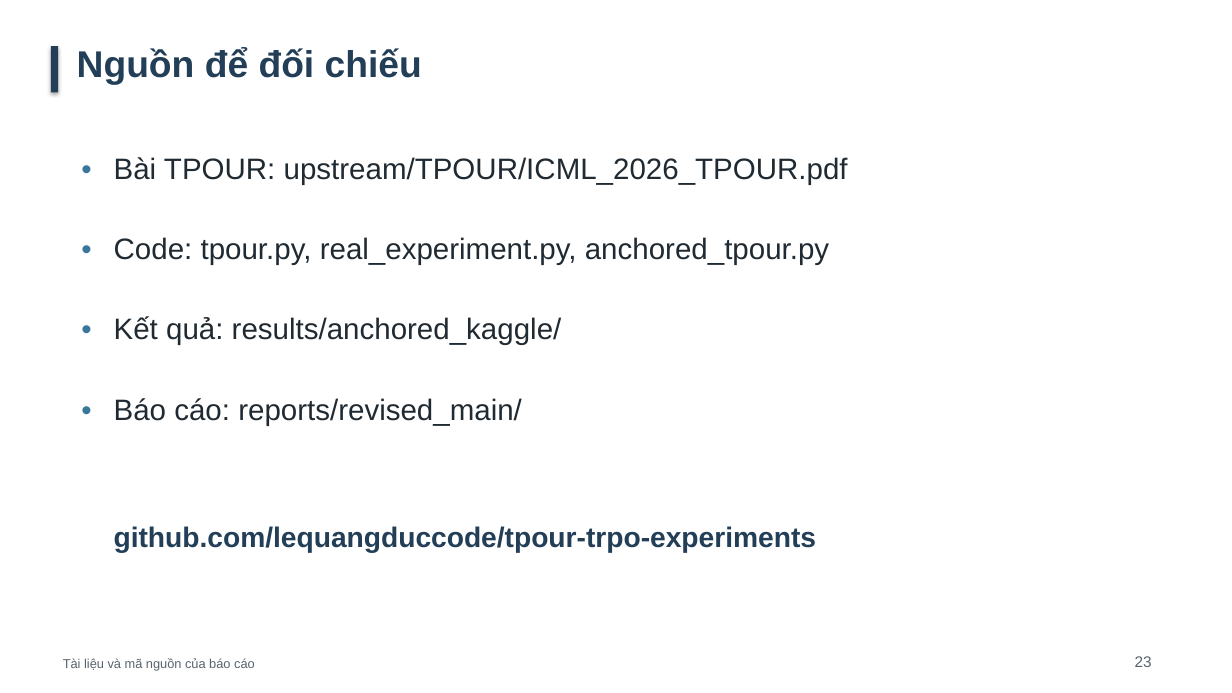
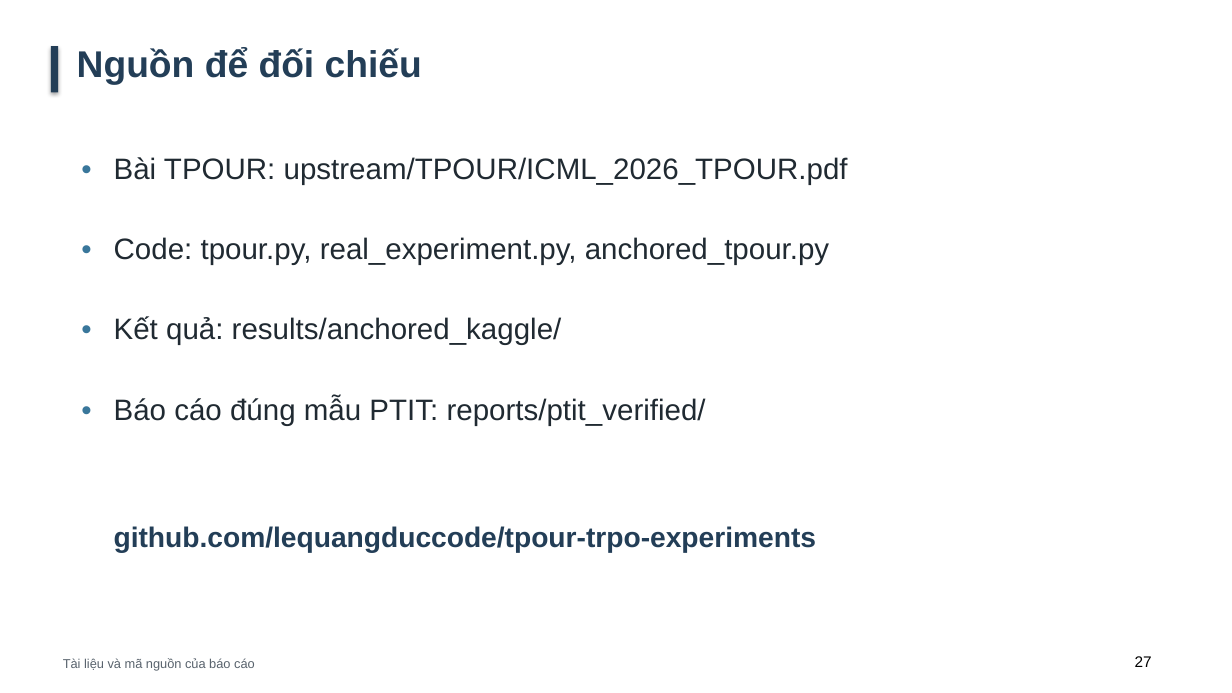
Before and after one commit to lequangduccode/tpour-trpo-experiments, a slide deck: slide 27 of reports/presentation_final/Slide_thuyet_trinh_TPOUR_TRPO_cap_nhat.pptx (slide 23 before the commit). Drawn at 1232x693 pixels with LibreOffice and Linux fonts; fonts in the diff are those of the drawing. Boxes give left, top, right and bottom in pixels: in the first picture for what was removed or moved away, otherwise in the second. Text is boxed around its words. In the diff, an @@ line names an element or a change of style, - is before the commit and + after.

Commit message:
Rebuild report on exact PTIT template, restore math and audit slides and data lineage

```diff
--- a/reports/presentation_final/Slide_thuyet_trinh_TPOUR_TRPO_cap_nhat.pptx
+++ b/reports/presentation_final/Slide_thuyet_trinh_TPOUR_TRPO_cap_nhat.pptx
@@ text at [114, 397, 706, 426]: text changed @@
-Báo cáo: reports/revised_main/
+Báo cáo đúng mẫu PTIT: reports/ptit_verified/
@@ text at [1135, 656, 1152, 667]: text changed; text colour #59636D to #000000 @@
-23
+27
```
Also in this commit, not shown: 22 other slides changed, 4 slides added, 27 other files.
